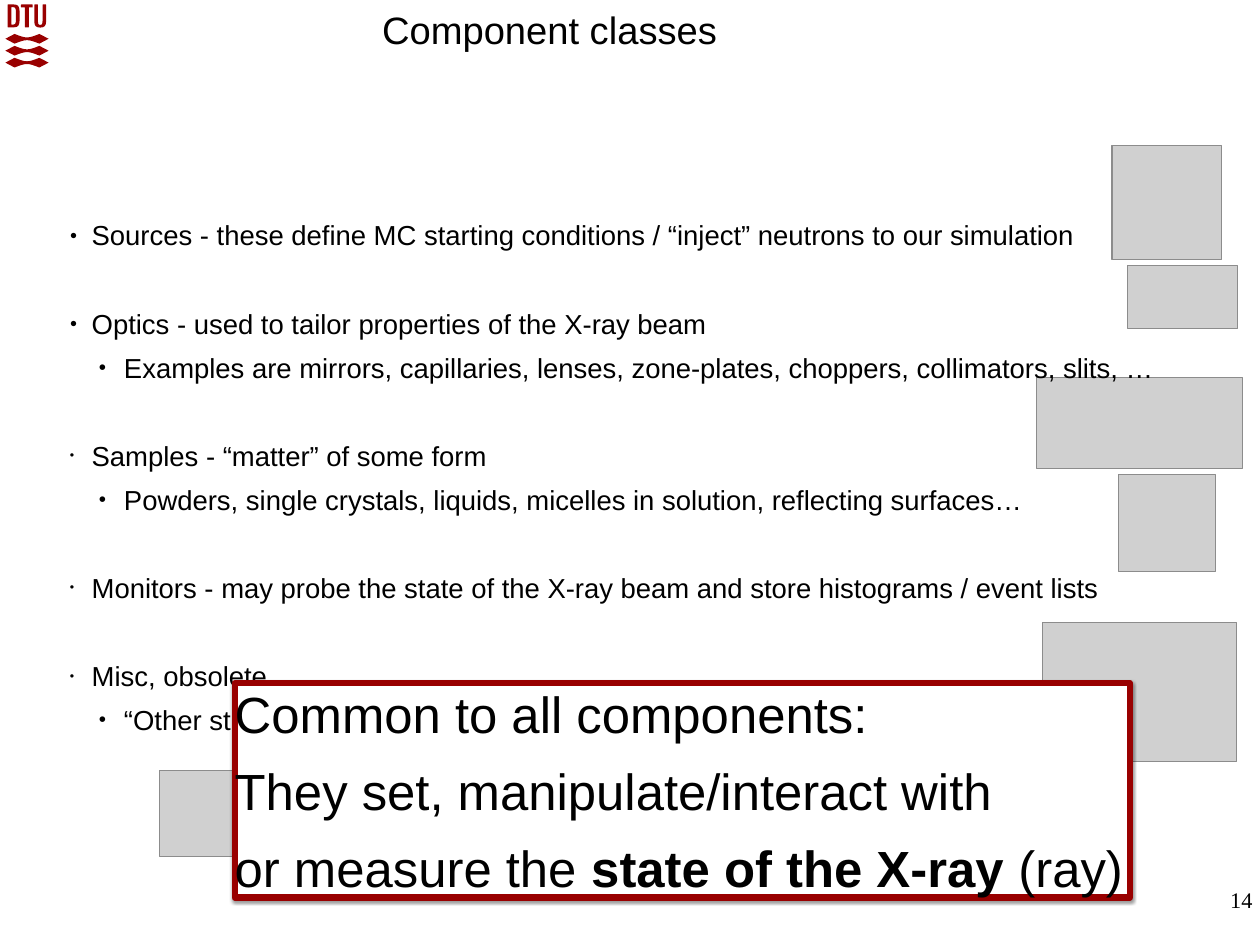
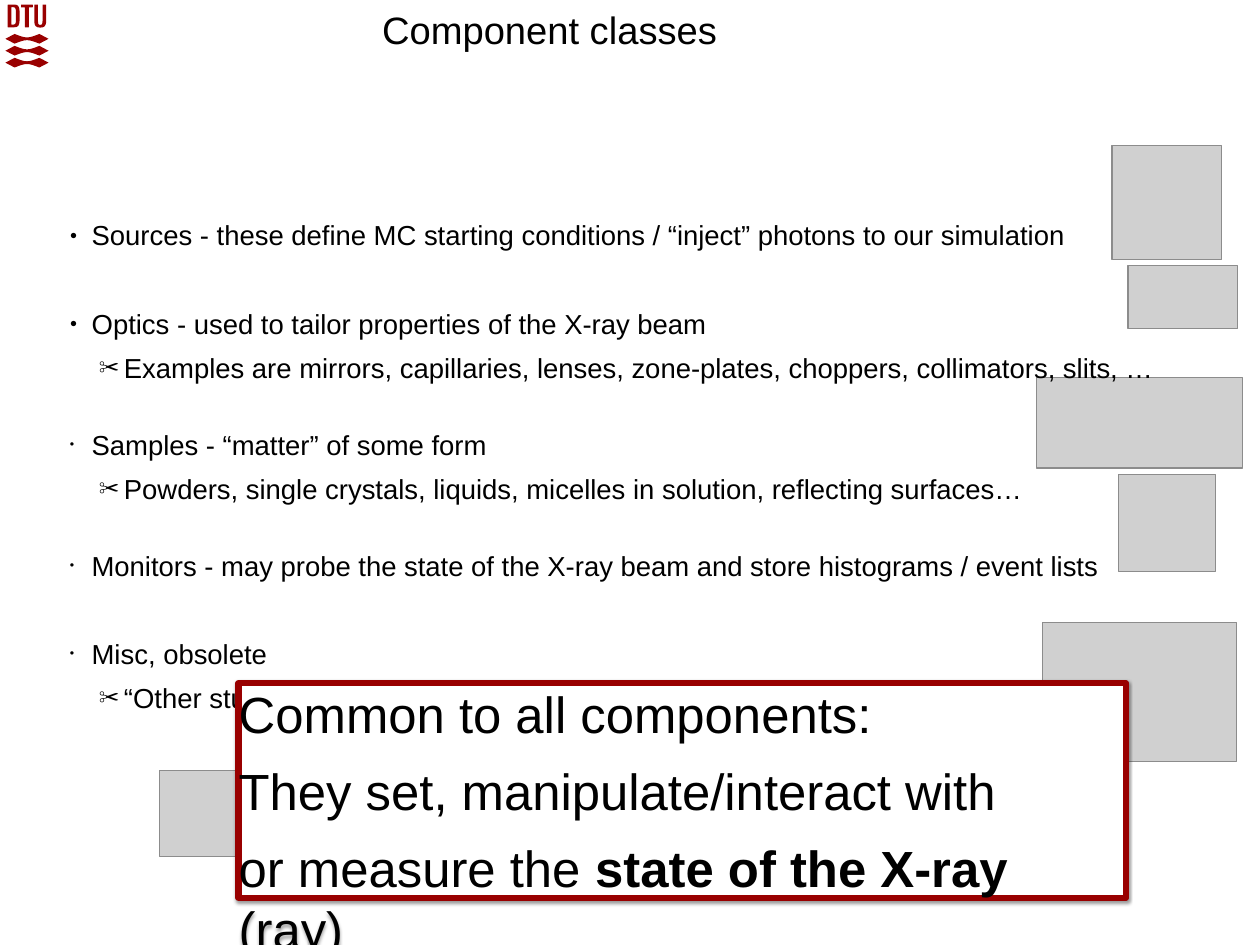
Before and after one commit to McStasMcXtrace/Schools, a slide deck: slide 14 of SOLEIL_March_2022/Day2_Thursday_March_10th/3_Components/McXtrace_component_and_instrument_concepts.pptx. Drawn at 1260x945 pixels with LibreOffice and Linux fonts; fonts in the diff are those of the drawing; grey boxes stand for pictures; background and template pictures are left out. Boxes give left, top, right and bottom in pixels: in the first picture for what was removed or moved away, otherwise in the second. Text is boxed around its words. In the diff, an @@ line names an element or a change of style, - is before the commit and + after.

Commit message:
SOLEIL 2022: 3-components: update presentation (remove 'neutron' -> 'photon')

```diff
--- a/SOLEIL_March_2022/Day2_Thursday_March_10th/3_Components/McXtrace_component_and_instrument_concepts.pptx
+++ b/SOLEIL_March_2022/Day2_Thursday_March_10th/3_Components/McXtrace_component_and_instrument_concepts.pptx
@@ text at (92, 225, 1064, 251): text changed @@
-● Sources - these define MC starting conditions / “inject” neutrons to our simulation
+● Sources - these define MC starting conditions / “inject” photons to our simulation
@@ text at (124, 358, 1118, 714): bullet • to ✂ @@
@@ rectangle "Common to all components:": place and size @@
-rectangle "Common to all components:" at (235, 683, 1130, 898)
+rectangle "Common to all components:" at (239, 683, 1126, 898)
@@ page number removed at (1230, 893, 1252, 908) @@
-14
```
Also in this commit, not shown: 30 other slides changed, 1 other file.
